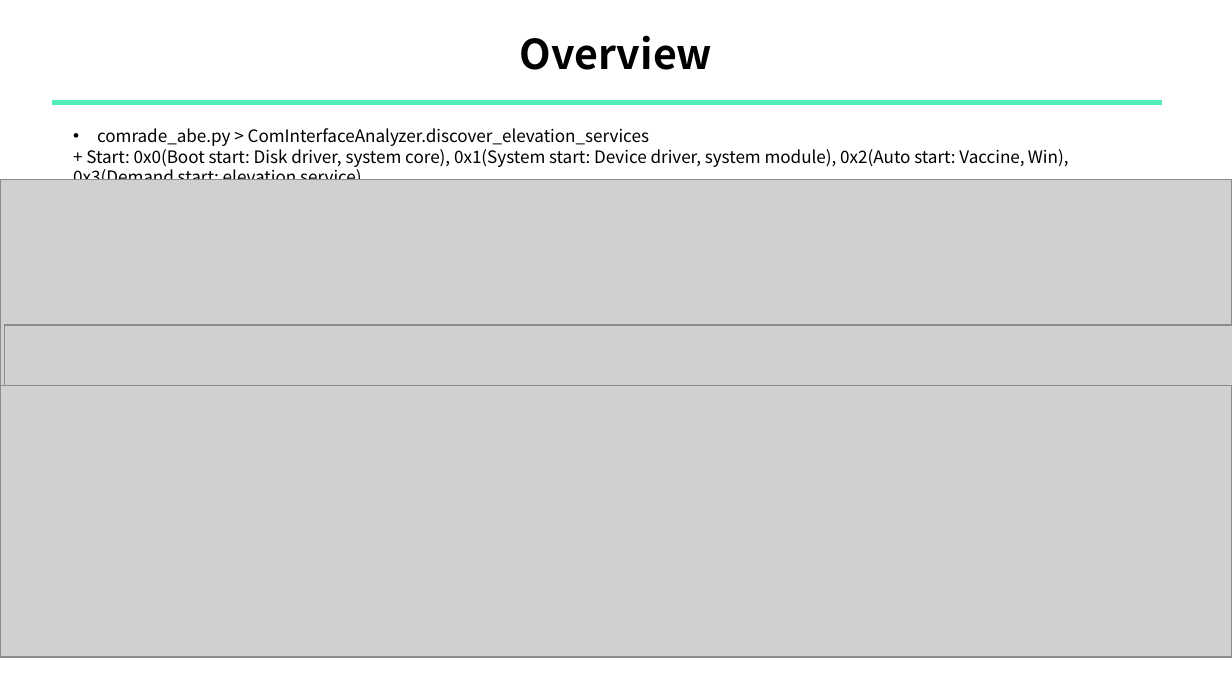
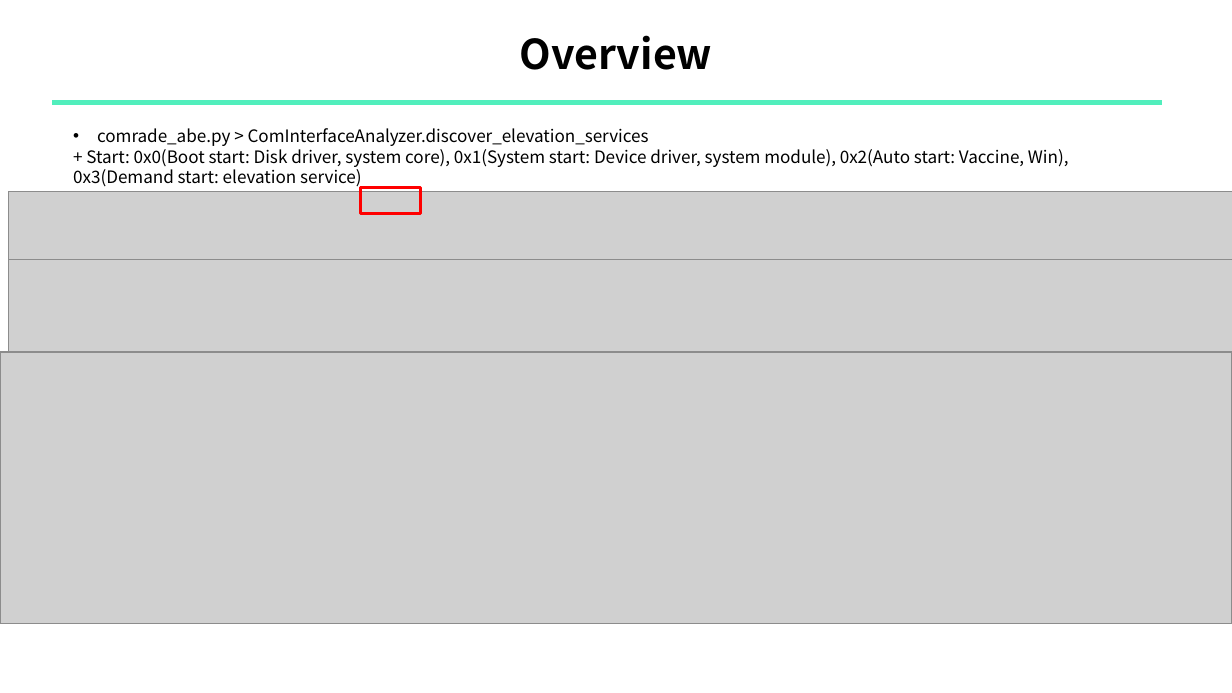
Before and after one commit to sewonpark-sec/SSL-Seminar, a slide deck: slide 10 of 16_COMrade_ABE_Analysis.pptx (slide 6 before the commit). Drawn at 1232x693 pixels with LibreOffice and Linux fonts; fonts in the diff are those of the drawing; grey boxes stand for pictures. Boxes give left, top, right and bottom in pixels: in the first picture for what was removed or moved away, otherwise in the second. Text is boxed around its words. In the diff, an @@ line names an element or a change of style, - is before the commit and + after.

```diff
--- a/16_COMrade_ABE_Analysis.pptx
+++ b/16_COMrade_ABE_Analysis.pptx
@@ picture: place and size @@
-picture at (0, 179, 1232, 434)
+picture at (9, 191, 1232, 446)
@@ rectangle added at (361, 187, 420, 213), outline #FF0000 2 pt @@
@@ picture: place and size @@
-picture at (5, 325, 1232, 575)
+picture at (9, 260, 1232, 510)
@@ picture: place and size @@
-picture at (0, 386, 1232, 658)
+picture at (0, 352, 1232, 625)
```
Also in this commit, not shown: 3 other slides changed, 16 slides added.
